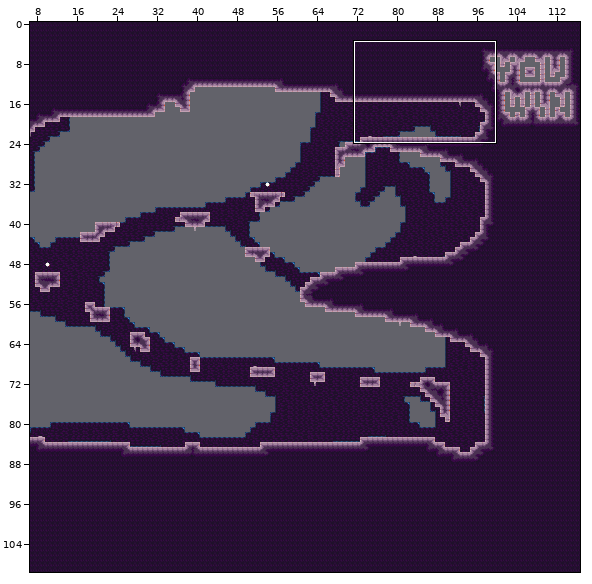
Tiled map (JSON) -- assets/world/room/intro7.json. The picture above shows the old version from afar; the outline marks the close-up.
Close-up. As it was:
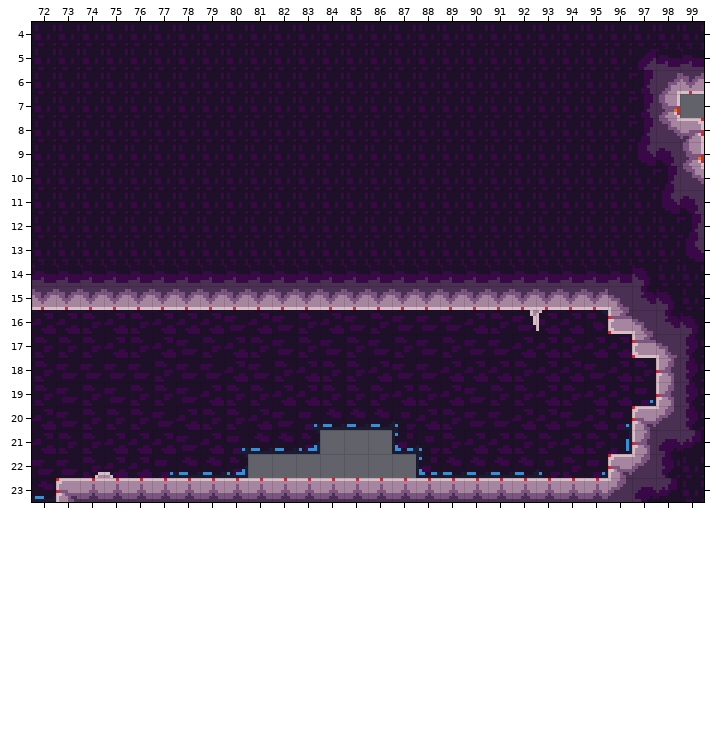
Cells are 8x8 px. Shown: x 72..99, y 4..23. The commit also changed other parts of the map, which this record leaves out.
The result:
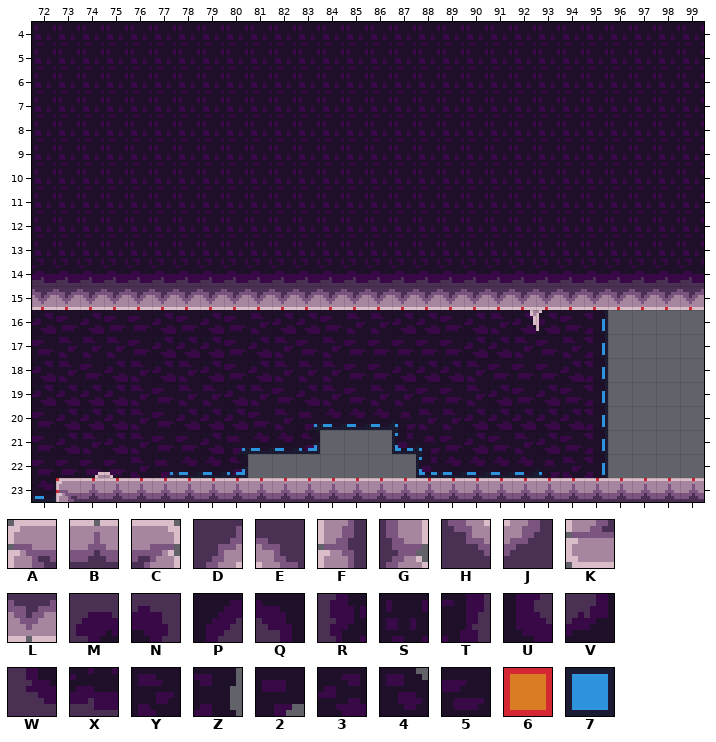
Key: from "stone": A 0, B 1, C 2, D 3, E 4, F 13, G 15, H 16, J 17, K 26, L 27, M 49, N 51, P 60, Q 61, R 62, S 63, T 64, U 73, V 74, W 75, X 76; from "stone_bg_decal": Y 14, Z 15, 2 39, 3 41, 4 52, 5 54; from "tools": 6 1 "ground", 7 20.
_ is an empty cell, # one hidden under a higher layer.
The edit:
Layer "bg_draft":
y 16: x 96..97 ## -> __
y 17..18: x 96..98 ### -> ___
y 19: x 96..98 #7# -> ___
y 20: x 96..97 7# -> __
y 21: x 96 7 -> _
y 22: x 96 # -> _
Layer "bg":
y 16: x 73..76 3Y3Y -> 5355; x 78 3 -> 5; x 81..85 35Y35 -> Y335Y; x 87..88 55 -> 33; x 92 5 -> 3; x 94..97 34## -> 5Z__
y 17: x 72 Y -> 5; x 75..76 3Y -> Y5; x 78..85 5Y3Y5Y5Y -> 3353Y5Y5; x 87 Y -> 5; x 89..93 Y5533 -> 533Y5; x 95..98 33## -> Z___
y 18: x 72..73 Y5 -> 3Y; x 75..81 55Y5535 -> 3Y3Y353; x 83 3 -> Y; x 85..88 Y355 -> 5533; x 90..93 33Y3 -> Y555; x 95..98 53Y# -> Z___
y 19: x 72..75 Y5Y5 -> 3333; x 77..80 Y53Y -> 5YY3; x 82 3 -> 5; x 85 Y -> 5; x 87..92 3Y35YY -> Y55Y35; x 94..98 Y332# -> 5Z___
y 20: x 72..75 35YY -> 5333; x 79..82 YY35 -> 335Y; x 88 3 -> Y; x 90..91 55 -> 33; x 94..97 532# -> 3Z__
y 21: x 72..73 3Y -> 53; x 76..77 33 -> Y5; x 89 Y -> 5; x 91 3 -> 5; x 93..96 Y3YZ -> 35Z_
y 22: x 74..76 Y33 -> 55Y; x 95..96 2# -> Z_
Layer "draft":
y 16: x 96..99 6### -> ____
y 17: x 97..99 6## -> ___
y 18..19: x 98..99 6# -> __
y 20..21: x 97..99 6## -> ___
y 22: x 96..99 6### -> ____
Layer "map":
y 5: x 97..99 PXX -> SSS
y 6: x 97..99 TDL -> SSS
y 7: x 97..99 TG_ -> SSS
y 8: x 97..99 THC -> SSS
y 9: x 97..99 UNG -> SSS
y 10: x 98..99 TH -> SS
y 11: x 98..99 UN -> SS
y 12: x 99 T -> S
y 13: x 99 U -> S
y 14: x 97..99 QSS -> XXX
y 15: x 96..99 EWQS -> LLLL
y 16: x 96..99 KEWQ -> ____
y 17: x 97..99 KER -> ___
y 18..19: x 98..99 FR -> __
y 20: x 97..99 AJR -> ___
y 21: x 97..99 FMV -> ___
y 22: x 96..99 AJRS -> ____
y 23: x 96..99 JMVS -> BBBB
